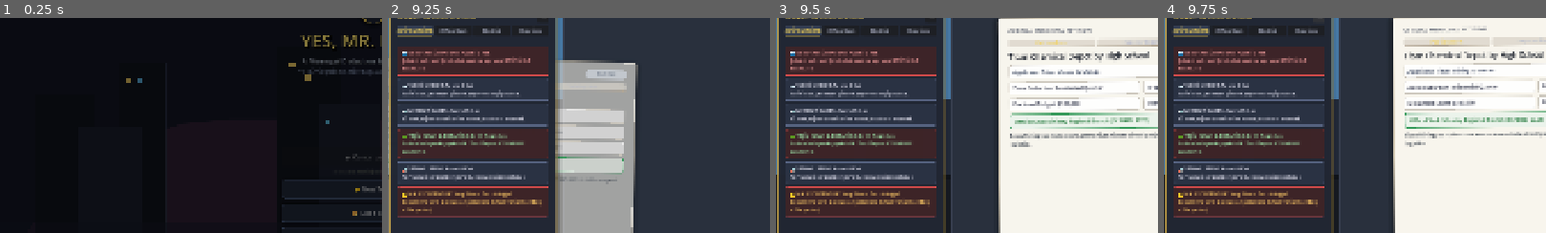
Above: before the commit, frames 1-4 (left to right).
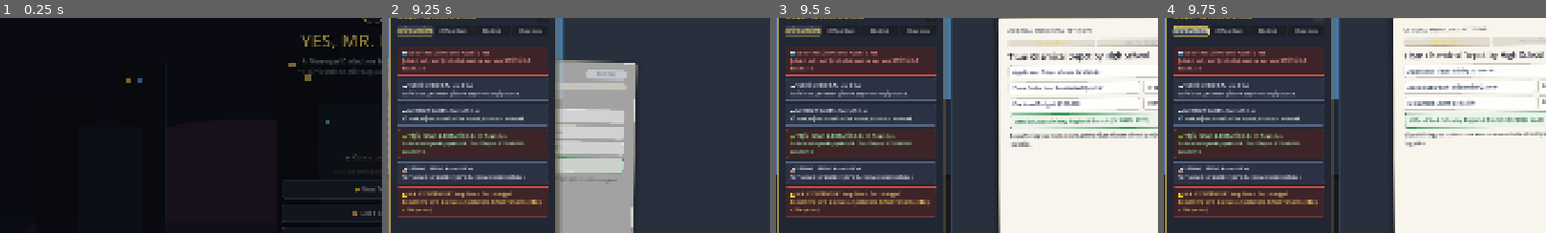
Above: after the commit, the same moments.

Repository: kaansrflioglu/yes-mr-mayor
Game: Godot game, scene res://scenes/menu/MainMenu.tscn
Same seed, same stepped clock (60 frames per second), same inputs: the game is played once before the commit and once after it.
Inputs:
- Up to frame 1 (0.25 s): no input
- Up to frame 2 (9.25 s): click "📖 Municipal Manual" at 0.5 s; click "⚙️ Settings" at 1.25 s; click "⭐ New Term" at 2 s; click "⭐ New Term" at 2.75 s; click "✕" at 3.5 s; click "📖 Municipal Manual" at 4.25 s; click "🔍 Dossier & Rules" at 5 s; click "⚖️ Stamping & Ethics" at 5.75 s; click "📞 The Red Hotline" at 6.5 s; click "💼 Offshore Account" at 7.25 s; click "✓ Understood, Mr. Mayor" at 8 s; click "⭐ New Term" at 8.75 s
- Up to frame 3 (9.5 s): no input
- Up to frame 4 (9.75 s): click "✕" at 9.5 s
The pictures show only the part of the screen within x 1-51%, y 14-64%; the shares and areas given below are measured in that part.

Frames 1-3 are identical in both runs. In frame 4, 0.4% of the frame differs, in the area x 2-12%, y 3-9%.

Commit message:
feat(controls): implement Phase 3 Gamepad and Steam Deck controller support with full UI focus navigation

Diff:
--- a/project.godot
+++ b/project.godot
@@ -38,23 +38,27 @@
 "deadzone": 0.5,
 "events": [Object(InputEventKey,"resource_local_to_scene":false,"resource_name":"","device":16,"window_id":0,"alt_press …(190 unchanged characters)…
 , Object(InputEventKey,"resource_local_to_scene":false,"resource_name":"","device":16,"window_id":0,"alt_pressed":false …(186 unchanged characters)…
+, Object(InputEventJoypadButton,"resource_local_to_scene":false,"resource_name":"","device":0,"button_index":0,"pressure":0.0,"pressed":false,"script":null)
 ]
 }
 mayor_reject={
 "deadzone": 0.5,
 "events": [Object(InputEventKey,"resource_local_to_scene":false,"resource_name":"","device":16,"window_id":0,"alt_press …(190 unchanged characters)…
 , Object(InputEventKey,"resource_local_to_scene":false,"resource_name":"","device":16,"window_id":0,"alt_pressed":false …(186 unchanged characters)…
+, Object(InputEventJoypadButton,"resource_local_to_scene":false,"resource_name":"","device":0,"button_index":1,"pressure":0.0,"pressed":false,"script":null)
 ]
 }
 mayor_bribe={
 "deadzone": 0.5,
 "events": [Object(InputEventKey,"resource_local_to_scene":false,"resource_name":"","device":16,"window_id":0,"alt_press …(190 unchanged characters)…
 , Object(InputEventKey,"resource_local_to_scene":false,"resource_name":"","device":16,"window_id":0,"alt_pressed":false …(181 unchanged characters)…
+, Object(InputEventJoypadButton,"resource_local_to_scene":false,"resource_name":"","device":0,"button_index":2,"pressure":0.0,"pressed":false,"script":null)
 ]
 }
 mayor_inspect={
 "deadzone": 0.5,
 "events": [Object(InputEventKey,"resource_local_to_scene":false,"resource_name":"","device":16,"window_id":0,"alt_press …(190 unchanged characters)…
+, Object(InputEventJoypadButton,"resource_local_to_scene":false,"resource_name":"","device":0,"button_index":3,"pressure":0.0,"pressed":false,"script":null)
 ]
 }
 mayor_rulebook={
@@ -65,16 +69,19 @@
 mayor_page_prev={
 "deadzone": 0.5,
 "events": [Object(InputEventKey,"resource_local_to_scene":false,"resource_name":"","device":16,"window_id":0,"alt_press …(190 unchanged characters)…
+, Object(InputEventJoypadButton,"resource_local_to_scene":false,"resource_name":"","device":0,"button_index":9,"pressure":0.0,"pressed":false,"script":null)
 ]
 }
 mayor_page_next={
 "deadzone": 0.5,
 "events": [Object(InputEventKey,"resource_local_to_scene":false,"resource_name":"","device":16,"window_id":0,"alt_press …(190 unchanged characters)…
+, Object(InputEventJoypadButton,"resource_local_to_scene":false,"resource_name":"","device":0,"button_index":10,"pressure":0.0,"pressed":false,"script":null)
 ]
 }
 mayor_telephone={
 "deadzone": 0.5,
 "events": [Object(InputEventKey,"resource_local_to_scene":false,"resource_name":"","device":16,"window_id":0,"alt_press …(190 unchanged characters)…
+, Object(InputEventJoypadButton,"resource_local_to_scene":false,"resource_name":"","device":0,"button_index":4,"pressure":0.0,"pressed":false,"script":null)
 ]
 }
 mayor_coffee={
--- a/scripts/desk/DeskView.gd
+++ b/scripts/desk/DeskView.gd
@@ -150,6 +150,7 @@
 
 	if AudioManager != null and AudioManager.has_method("set_bgm_context"):
 		AudioManager.set_bgm_context("desk", 1.0)
+	_setup_focus_navigation()
 
 
 func _unhandled_input(event: InputEvent) -> void:
@@ -157,6 +158,12 @@
 		_handle_escape_key()
 		get_viewport().set_input_as_handled()
 		return
+
+	# Gamepad / Keyboard navigation auto-focus when idle
+	if event is InputEventJoypadButton or event is InputEventJoypadMotion:
+		var focused := get_viewport().gui_get_focus_owner()
+		if focused == null:
+			grab_default_focus()
 
 	# If any high-level modal is open, do not process desk gameplay hotkeys
 	if _is_any_modal_open():
@@ -315,6 +322,85 @@
 	)
 
 
+func grab_default_focus() -> void:
+	if btn_stamp_approve != null and is_instance_valid(btn_stamp_approve) and not btn_stamp_approve.disabled:
+		btn_stamp_approve.grab_focus()
+
+
+func _setup_focus_navigation() -> void:
+	var focus_box := StyleBoxFlat.new()
+	focus_box.draw_center = false
+	focus_box.border_width_left = 3
+	focus_box.border_width_top = 3
+	focus_box.border_width_right = 3
+	focus_box.border_width_bottom = 3
+	focus_box.border_color = Color(1.0, 0.85, 0.35, 1.0)
+	focus_box.corner_radius_top_left = 6
+	focus_box.corner_radius_top_right = 6
+	focus_box.corner_radius_bottom_right = 6
+	focus_box.corner_radius_bottom_left = 6
+
+	var desk_buttons: Array[Button] = [
+		btn_stamp_approve,
+		btn_stamp_reject,
+		btn_inspect_mode,
+		btn_toggle_uv,
+		btn_toggle_rulebook
+	]
+	if btn_order_espresso != null:
+		desk_buttons.append(btn_order_espresso)
+	if btn_next_day != null:
+		desk_buttons.append(btn_next_day)
+
+	for b in desk_buttons:
+		if b != null and is_instance_valid(b):
+			b.focus_mode = Control.FOCUS_ALL
+			b.add_theme_stylebox_override("focus", focus_box)
+
+	# Vertical StampRack navigation chain
+	if btn_stamp_approve != null and btn_stamp_reject != null:
+		btn_stamp_approve.focus_neighbor_bottom = btn_stamp_reject.get_path()
+		btn_stamp_reject.focus_neighbor_top = btn_stamp_approve.get_path()
+
+	if btn_stamp_reject != null and btn_inspect_mode != null:
+		btn_stamp_reject.focus_neighbor_bottom = btn_inspect_mode.get_path()
+		btn_inspect_mode.focus_neighbor_top = btn_stamp_reject.get_path()
+
+	if btn_inspect_mode != null and btn_toggle_uv != null:
+		btn_inspect_mode.focus_neighbor_bottom = btn_toggle_uv.get_path()
+		btn_toggle_uv.focus_neighbor_top = btn_inspect_mode.get_path()
+
+	if btn_toggle_uv != null and btn_toggle_rulebook != null:
+		btn_toggle_uv.focus_neighbor_bottom = btn_toggle_rulebook.get_path()
+		btn_toggle_rulebook.focus_neighbor_top = btn_toggle_uv.get_path()
+
+	if btn_toggle_rulebook != null and btn_order_espresso != null:
+		btn_toggle_rulebook.focus_neighbor_bottom = btn_order_espresso.get_path()
+		btn_order_espresso.focus_neighbor_top = btn_toggle_rulebook.get_path()
+
+	_connect_document_focus_neighbors(focus_box)
+
+
+func _connect_document_focus_neighbors(custom_box: StyleBox = null) -> void:
+	if active_document == null or not is_instance_valid(active_document):
+		return
+
+	if active_document.has_method("setup_focus_mode"):
+		active_document.setup_focus_mode(custom_box)
+
+	var doc_bribe: Button = active_document.get_node_or_null("%BtnPocketBribe") as Button
+	var doc_tab_both: Button = active_document.get_node_or_null("%TabBtnBoth") as Button
+	var target_left: Control = doc_bribe if (doc_bribe != null and doc_bribe.visible and not doc_bribe.disabled) else doc_tab_both
+
+	if target_left != null and is_instance_valid(target_left):
+		if btn_stamp_approve != null:
+			btn_stamp_approve.focus_neighbor_left = target_left.get_path()
+		if btn_stamp_reject != null:
+			btn_stamp_reject.focus_neighbor_left = target_left.get_path()
+		if btn_stamp_approve != null:
+			target_left.focus_neighbor_right = btn_stamp_approve.get_path()
+
+
 func _flip_dossier_page(forward: bool) -> void:
 	if active_document != null and is_instance_valid(active_document):
 		if forward:
@@ -522,6 +608,7 @@
 
 		# Check Audit Immunity Leak intel
 		_check_audit_intel_leak(next_event)
+		_connect_document_focus_neighbors()
 
 		# 35% chance to trigger red emergency phone ringing
 		if randf() < 0.35 and red_telephone != null:
--- a/scripts/desk/DocumentItem.gd
+++ b/scripts/desk/DocumentItem.gd
@@ -97,6 +97,48 @@
 
 	_setup_all_inspectables()
 	_switch_dossier_tab(0)
+	setup_focus_mode()
+
+
+func setup_focus_mode(custom_focus_box: StyleBox = null) -> void:
+	var focus_box: StyleBox = custom_focus_box
+	if focus_box == null:
+		var fb := StyleBoxFlat.new()
+		fb.draw_center = false
+		fb.border_width_left = 2
+		fb.border_width_top = 2
+		fb.border_width_right = 2
+		fb.border_width_bottom = 2
+		fb.border_color = Color(1.0, 0.85, 0.35, 1.0)
+		fb.corner_radius_top_left = 4
+		fb.corner_radius_top_right = 4
+		fb.corner_radius_bottom_right = 4
+		fb.corner_radius_bottom_left = 4
+		focus_box = fb
+
+	var doc_btns: Array[Button] = [tab_btn_app, tab_btn_rep, tab_btn_both]
+	if btn_pocket_bribe != null:
+		doc_btns.append(btn_pocket_bribe)
+
+	for b in doc_btns:
+		if b != null and is_instance_valid(b):
+			b.focus_mode = Control.FOCUS_ALL
+			b.add_theme_stylebox_override("focus", focus_box)
+
+	tab_btn_app.focus_neighbor_right = tab_btn_rep.get_path()
+	tab_btn_app.focus_neighbor_left = tab_btn_both.get_path()
+
+	tab_btn_rep.focus_neighbor_left = tab_btn_app.get_path()
+	tab_btn_rep.focus_neighbor_right = tab_btn_both.get_path()
+
+	tab_btn_both.focus_neighbor_left = tab_btn_rep.get_path()
+	tab_btn_both.focus_neighbor_right = tab_btn_app.get_path()
+
+	if btn_pocket_bribe != null:
+		tab_btn_app.focus_neighbor_bottom = btn_pocket_bribe.get_path()
+		tab_btn_rep.focus_neighbor_bottom = btn_pocket_bribe.get_path()
+		tab_btn_both.focus_neighbor_bottom = btn_pocket_bribe.get_path()
+		btn_pocket_bribe.focus_neighbor_top = tab_btn_app.get_path()
 
 
 func setup_event(event: EventData) -> void:
--- a/scripts/desk/Rulebook.gd
+++ b/scripts/desk/Rulebook.gd
@@ -56,6 +56,42 @@
 	_update_locale_texts()
 	LocalizationManager.locale_changed.connect(func(_l): _update_locale_texts())
 	_switch_tab(0)
+	setup_focus_mode()
+
+
+func setup_focus_mode() -> void:
+	var fb := StyleBoxFlat.new()
+	fb.draw_center = false
+	fb.border_width_left = 2
+	fb.border_width_top = 2
+	fb.border_width_right = 2
+	fb.border_width_bottom = 2
+	fb.border_color = Color(0.95, 0.8, 0.25, 1.0)
+	fb.corner_radius_top_left = 4
+	fb.corner_radius_top_right = 4
+	fb.corner_radius_bottom_right = 4
+	fb.corner_radius_bottom_left = 4
+
+	var rb_btns: Array[Button] = [tab_btn_zoning, tab_btn_seals, tab_btn_blacklist, tab_btn_orders, btn_close]
+	for b in rb_btns:
+		if b != null and is_instance_valid(b):
+			b.focus_mode = Control.FOCUS_ALL
+			b.add_theme_stylebox_override("focus", fb)
+
+	tab_btn_zoning.focus_neighbor_right = tab_btn_seals.get_path()
+	tab_btn_zoning.focus_neighbor_left = btn_close.get_path()
+
+	tab_btn_seals.focus_neighbor_left = tab_btn_zoning.get_path()
+	tab_btn_seals.focus_neighbor_right = tab_btn_blacklist.get_path()
+
+	tab_btn_blacklist.focus_neighbor_left = tab_btn_seals.get_path()
+	tab_btn_blacklist.focus_neighbor_right = tab_btn_orders.get_path()
+
+	tab_btn_orders.focus_neighbor_left = tab_btn_blacklist.get_path()
+	tab_btn_orders.focus_neighbor_right = btn_close.get_path()
+
+	btn_close.focus_neighbor_left = tab_btn_orders.get_path()
+	btn_close.focus_neighbor_right = tab_btn_zoning.get_path()
 
 
 func _update_locale_texts() -> void:
@@ -95,6 +131,8 @@
 	visible = is_open
 	AudioManager.play_page_flip()
 	visibility_toggled.emit(is_open)
+	if is_open and tab_btn_zoning != null:
+		tab_btn_zoning.grab_focus()
 
 
 func set_inspect_mode(active: bool) -> void:
--- a/scripts/ui/PauseMenu.gd
+++ b/scripts/ui/PauseMenu.gd
@@ -54,6 +54,19 @@
 
 	btn_confirm_yes.pressed.connect(_on_confirm_yes_pressed)
 	btn_confirm_no.pressed.connect(_on_confirm_no_pressed)
+	_setup_focus_navigation()
+
+
+func _setup_focus_navigation() -> void:
+	var btns: Array[Button] = [btn_resume, btn_save, btn_load, btn_settings, btn_main_menu, btn_quit]
+	for i in range(btns.size()):
+		var b := btns[i]
+		if b != null:
+			b.focus_mode = Control.FOCUS_ALL
+			var next_b := btns[(i + 1) % btns.size()]
+			var prev_b := btns[(i - 1 + btns.size()) % btns.size()]
+			b.focus_neighbor_bottom = next_b.get_path()
+			b.focus_neighbor_top = prev_b.get_path()
 
 
 func open() -> void:
@@ -75,6 +88,9 @@
 	tween.tween_property(menu_panel, "scale", Vector2.ONE, 0.22).set_trans(
 		Tween.TRANS_BACK
 	).set_ease(Tween.EASE_OUT)
+
+	if btn_resume != null:
+		btn_resume.grab_focus()
 
 
 func close() -> void:
--- /dev/null
+++ b/tests/TestRunnerControlsPhase3.tscn
@@ -0,0 +1,6 @@
+[gd_scene format=3]
+
+[ext_resource type="Script" path="res://tests/test_controls_phase3_node.gd" id="1_test"]
+
+[node name="TestRunnerControlsPhase3" type="Node"]
+script = ExtResource("1_test")
--- /dev/null
+++ b/tests/test_controls_phase3_node.gd
@@ -0,0 +1,220 @@
+extends Node
+
+## test_controls_phase3_node.gd - Acceptance tests for Controls Phase 3
+## Validates:
+## 1. Gamepad / Steam Deck InputEvents in project.godot (A, B, X, Y, LB, RB)
+## 2. Full UI Focus mode and neighbors configured on DeskView buttons
+## 3. Focus navigation within DocumentItem tabs and bribe button
+## 4. Focus navigation within Rulebook tabs and close button
+## 5. Focus navigation in PauseMenu with initial grab_focus
+## 6. Gamepad bumper page flipping and face button action simulation
+
+const DESK_VIEW_SCENE: PackedScene = preload("res://scenes/desk/DeskView.tscn")
+const PAUSE_MENU_SCENE: PackedScene = preload("res://scenes/ui/PauseMenu.tscn")
+
+var passed_tests: int = 0
+var total_tests: int = 6
+var desk: Control = null
+var pause_menu: Control = null
+
+
+func _ready() -> void:
+	print("\n============================================================")
+	print(">>> RUNNING KEYBOARD CONTROLS & QOL: PHASE 3 TESTS <<<")
+	print("============================================================\n")
+
+	_run_tests_async()
+
+
+func _run_tests_async() -> void:
+	desk = DESK_VIEW_SCENE.instantiate()
+	add_child(desk)
+	pause_menu = PAUSE_MENU_SCENE.instantiate()
+	add_child(pause_menu)
+	await get_tree().process_frame
+
+	if desk.active_document != null and desk.active_document.has_signal("slide_in_completed"):
+		await desk.active_document.slide_in_completed
+	else:
+		await get_tree().create_timer(0.6).timeout
+	desk._set_stamps_enabled(true)
+
+	test_criterion_1_gamepad_input_mappings()
+	test_criterion_2_desk_focus_navigation()
+	test_criterion_3_document_focus_navigation()
+	test_criterion_4_rulebook_focus_navigation()
+	test_criterion_5_pause_menu_focus_navigation()
+	test_criterion_6_bumper_page_flips_simulation()
+
+	print("\n============================================================")
+	if passed_tests == total_tests:
+		print(">>> ALL %d CONTROLS PHASE 3 TESTS PASSED SUCCESSFULLY! <<<" % total_tests)
+	else:
+		print(">>> TEST FAILURES DETECTED! (%d/%d passed) <<<" % [passed_tests, total_tests])
+	print("============================================================\n")
+
+	get_tree().quit(0 if passed_tests == total_tests else 1)
+
+
+func test_criterion_1_gamepad_input_mappings() -> void:
+	print("[TEST 1] Verifying Gamepad / Steam Deck InputEvents in InputMap...")
+	var expected_joy_buttons = {
+		"mayor_approve": JOY_BUTTON_A,               # 0
+		"mayor_reject": JOY_BUTTON_B,                # 1
+		"mayor_bribe": JOY_BUTTON_X,                 # 2
+		"mayor_inspect": JOY_BUTTON_Y,               # 3
+		"mayor_page_prev": JOY_BUTTON_LEFT_SHOULDER, # 9
+		"mayor_page_next": JOY_BUTTON_RIGHT_SHOULDER # 10
+	}
+
+	var all_verified := true
+	for action in expected_joy_buttons:
+		var target_btn: int = expected_joy_buttons[action]
+		var found_joy_ev := false
+		for ev in InputMap.action_get_events(action):
+			if ev is InputEventJoypadButton and ev.button_index == target_btn:
+				found_joy_ev = true
+				break
+		if not found_joy_ev:
+			printerr("  [FAIL] Action '%s' missing Joypad button %d" % [action, target_btn])
+			all_verified = false
+
+	if all_verified:
+		print("  -> Face buttons (A, B, X, Y) and Bumpers (LB, RB) verified in InputMap [OK]")
+		passed_tests += 1
+		print("  [PASS] Test 1: Gamepad input mappings verified.")
+	else:
+		printerr("  [FAIL] Test 1: Some joypad button mappings were missing.")
+
+
+func test_criterion_2_desk_focus_navigation() -> void:
+	print("[TEST 2] Verifying DeskView UI focus modes and neighbor routing...")
+	var app_btn: Button = desk.btn_stamp_approve
+	var rej_btn: Button = desk.btn_stamp_reject
+	var insp_btn: Button = desk.btn_inspect_mode
+	var uv_btn: Button = desk.btn_toggle_uv
+
+	var modes_valid: bool = (
+		app_btn.focus_mode == Control.FOCUS_ALL
+		and rej_btn.focus_mode == Control.FOCUS_ALL
+		and insp_btn.focus_mode == Control.FOCUS_ALL
+		and uv_btn.focus_mode == Control.FOCUS_ALL
+	)
+
+	var routing_valid: bool = (
+		app_btn.focus_neighbor_bottom == rej_btn.get_path()
+		and rej_btn.focus_neighbor_top == app_btn.get_path()
+		and rej_btn.focus_neighbor_bottom == insp_btn.get_path()
+		and insp_btn.focus_neighbor_bottom == uv_btn.get_path()
+	)
+
+	desk.grab_default_focus()
+	var focused_ok: bool = (app_btn.has_focus())
+
+	if modes_valid and routing_valid and focused_ok:
+		print("  -> StampRack buttons have full focus mode, neighbors, and grab_default_focus [OK]")
+		passed_tests += 1
+		print("  [PASS] Test 2: Desk focus navigation verified.")
+	else:
+		printerr("  [FAIL] Test 2: Desk focus error (modes: %s, routing: %s, focus: %s)" % [modes_valid, routing_valid, focused_ok])
+
+
+func test_criterion_3_document_focus_navigation() -> void:
+	print("[TEST 3] Verifying DocumentItem focus modes and horizontal routing...")
+	var doc = desk.active_document
+	if doc == null:
+		printerr("  [FAIL] Active document not present.")
+		return
+
+	var tab_app: Button = doc.tab_btn_app
+	var tab_rep: Button = doc.tab_btn_rep
+	var tab_both: Button = doc.tab_btn_both
+
+	var doc_modes_ok: bool = (
+		tab_app.focus_mode == Control.FOCUS_ALL
+		and tab_rep.focus_mode == Control.FOCUS_ALL
+		and tab_both.focus_mode == Control.FOCUS_ALL
+	)
+
+	var doc_routing_ok: bool = (
+		tab_app.focus_neighbor_right == tab_rep.get_path()
+		and tab_rep.focus_neighbor_right == tab_both.get_path()
+		and tab_both.focus_neighbor_right == tab_app.get_path()
+	)
+
+	if doc_modes_ok and doc_routing_ok:
+		print("  -> Dossier tabs support seamless cyclical focus navigation [OK]")
+		passed_tests += 1
+		print("  [PASS] Test 3: Document focus navigation verified.")
+	else:
+		printerr("  [FAIL] Test 3: Document focus navigation mismatch.")
+
+
+func test_criterion_4_rulebook_focus_navigation() -> void:
+	print("[TEST 4] Verifying Rulebook UI focus modes and grab_focus on open...")
+	var rb = desk.rulebook
+	if rb == null:
+		printerr("  [FAIL] Rulebook not found.")
+		return
+
+	rb.toggle_rulebook()
+	var tab_zoning: Button = rb.tab_btn_zoning
+	var is_focused: bool = tab_zoning.has_focus()
+	var focus_mode_ok: bool = (tab_zoning.focus_mode == Control.FOCUS_ALL)
+	rb.toggle_rulebook()
+
+	if is_focused and focus_mode_ok:
+		print("  -> Rulebook grabs focus automatically on open and has FOCUS_ALL [OK]")
+		passed_tests += 1
+		print("  [PASS] Test 4: Rulebook focus navigation verified.")
+	else:
+		printerr("  [FAIL] Test 4: Rulebook focus error (focused: %s, mode: %s)" % [is_focused, focus_mode_ok])
+
+
+func test_criterion_5_pause_menu_focus_navigation() -> void:
+	print("[TEST 5] Verifying PauseMenu focus modes, neighbors, and initial focus...")
+	pause_menu.open()
+	var btn_resume: Button = pause_menu.btn_resume
+	var btn_save: Button = pause_menu.btn_save
+
+	var has_focus: bool = btn_resume.has_focus()
+	var routing_ok: bool = (btn_resume.focus_neighbor_bottom == btn_save.get_path())
+	pause_menu.close()
+
+	if has_focus and routing_ok:
+		print("  -> PauseMenu automatically focuses Resume button with vertical routing [OK]")
+		passed_tests += 1
+		print("  [PASS] Test 5: Pause menu focus navigation verified.")
+	else:
+		printerr("  [FAIL] Test 5: Pause menu focus error (has_focus: %s, routing: %s)" % [has_focus, routing_ok])
+
+
+func test_criterion_6_bumper_page_flips_simulation() -> void:
+	print("[TEST 6] Verifying LB / RB bumper dossier page flipping simulation...")
+	var doc = desk.active_document
+	if doc == null:
+		printerr("  [FAIL] Active document not present.")
+		return
+
+	doc.switch_dossier_tab(0)
+
+	# Simulate RB (Right bumper) page flip
+	var joy_rb := InputEventJoypadButton.new()
+	joy_rb.button_index = JOY_BUTTON_RIGHT_SHOULDER
+	joy_rb.pressed = true
+	Input.parse_input_event(joy_rb)
+
+	# Call handler directly to guarantee frame-independent check
+	desk._flip_dossier_page(true)
+	var flipped_to_1: bool = (doc.current_tab_idx == 1)
+
+	# Simulate LB (Left bumper) page flip
+	desk._flip_dossier_page(false)
+	var flipped_back_to_0: bool = (doc.current_tab_idx == 0)
+
+	if flipped_to_1 and flipped_back_to_0:
+		print("  -> Bumper page flipping operates reliably [OK]")
+		passed_tests += 1
+		print("  [PASS] Test 6: Bumper page flipping verified.")
+	else:
+		printerr("  [FAIL] Test 6: Bumper flip error (%s, %s)" % [flipped_to_1, flipped_back_to_0])
